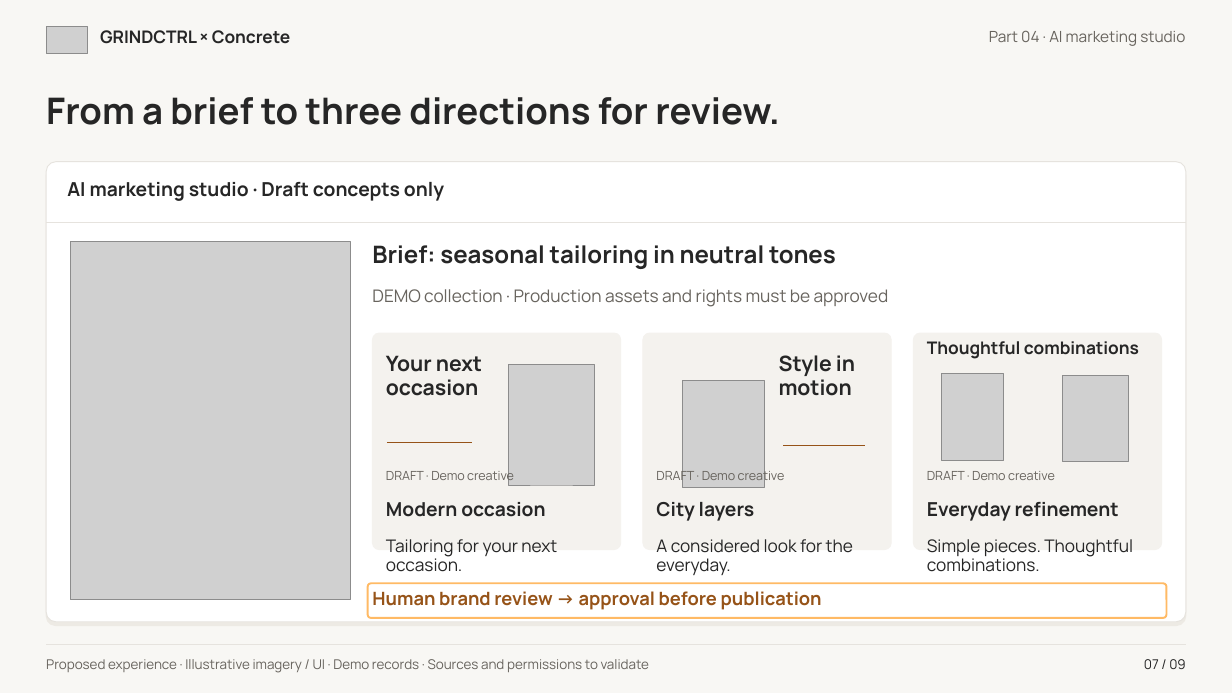
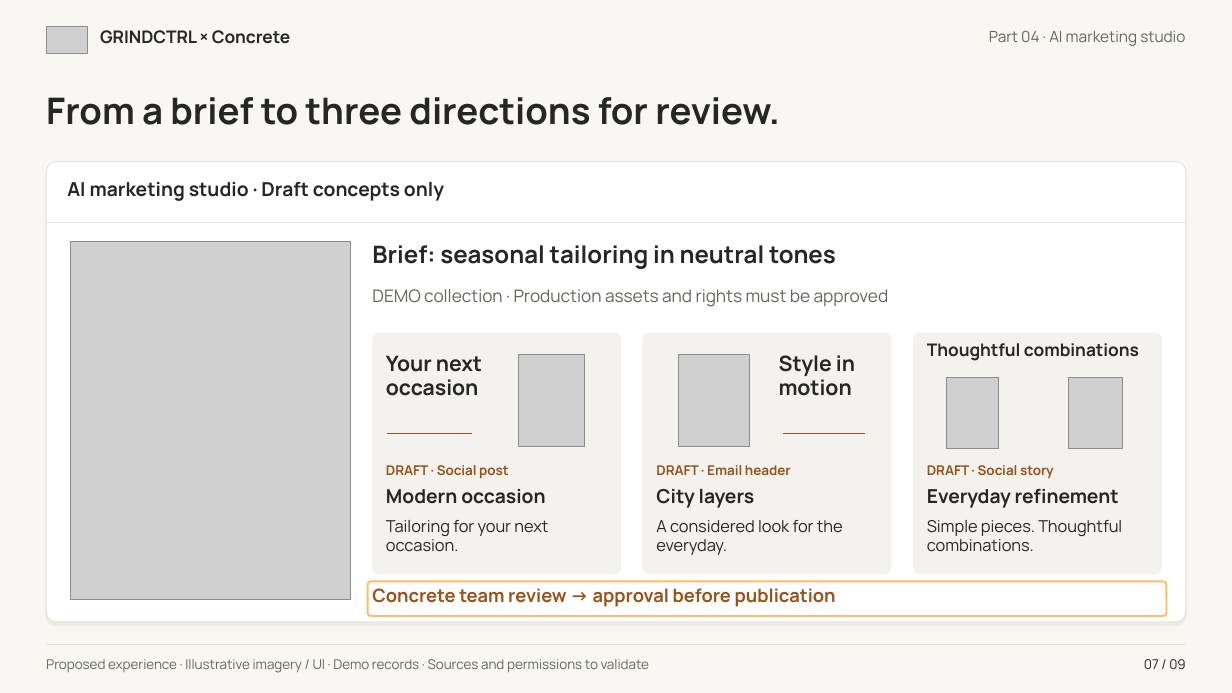
Before and after one commit to mhhmod/grindctrl_booking, a slide deck: slide 7 of GRINDCTRL_Concrete_Part04_AI_Opportunities_en.pptx. Drawn at 1232x693 pixels with LibreOffice and Linux fonts; fonts in the diff are those of the drawing; grey boxes stand for pictures. Boxes give left, top, right and bottom in pixels: in the first picture for what was removed or moved away, otherwise in the second. Text is boxed around its words. In the diff, an @@ line names an element or a change of style, - is before the commit and + after.

```diff
--- a/GRINDCTRL_Concrete_Part04_AI_Opportunities_en.pptx
+++ b/GRINDCTRL_Concrete_Part04_AI_Opportunities_en.pptx
@@ rounded rectangle resized from (x1=372, y1=333, x2=621, y2=549) to (x1=372, y1=333, x2=621, y2=573) @@
@@ proportions changed in 6 elements at (x1=372, y1=333, x2=621, y2=573), (x1=643, y1=333, x2=892, y2=573), (x1=914, y1=333, x2=1163, y2=573), (x1=931, y1=372, x2=1015, y2=455), (x1=1053, y1=372, x2=1140, y2=455), (x1=498, y1=348, x2=606, y2=452) @@
@@ rounded rectangle resized from (x1=498, y1=357, x2=606, y2=493) to (x1=498, y1=348, x2=606, y2=452) @@
@@ picture resized from (x1=508, y1=365, x2=595, y2=485) to (x1=518, y1=354, x2=585, y2=446) @@
@@ rounded rectangle resized from (x1=643, y1=333, x2=892, y2=549) to (x1=643, y1=333, x2=892, y2=573) @@
@@ rounded rectangle resized from (x1=672, y1=372, x2=775, y2=495) to (x1=663, y1=348, x2=765, y2=452) @@
@@ picture resized from (x1=683, y1=381, x2=765, y2=488) to (x1=678, y1=354, x2=750, y2=446) @@
@@ rounded rectangle resized from (x1=914, y1=333, x2=1163, y2=549) to (x1=914, y1=333, x2=1163, y2=573) @@
@@ rounded rectangle resized from (x1=931, y1=362, x2=1015, y2=473) to (x1=931, y1=372, x2=1015, y2=455) @@
@@ picture resized from (x1=942, y1=374, x2=1005, y2=461) to (x1=947, y1=377, x2=999, y2=448) @@
@@ rounded rectangle resized from (x1=1053, y1=364, x2=1140, y2=474) to (x1=1053, y1=372, x2=1140, y2=455) @@
@@ picture resized from (x1=1063, y1=375, x2=1128, y2=462) to (x1=1068, y1=377, x2=1122, y2=448) @@
@@ line moved from (387, 443) - (471, 443) to (387, 433) - (471, 433) @@
@@ line moved from (784, 445) - (865, 445) to (784, 433) - (865, 433) @@
@@ text at (x1=386, y1=465, x2=508, y2=479): text changed; size 9.8 to 10.5 pt; text colour #68645E to #965318; bold on @@
-DRAFT · Demo creative
+DRAFT · Social post
@@ text at (x1=656, y1=465, x2=791, y2=475): text changed; size 9.8 to 10.5 pt; text colour #68645E to #965318; bold on @@
-DRAFT · Demo creative
+DRAFT · Email header
@@ text at (x1=927, y1=465, x2=1054, y2=479): text changed; size 9.8 to 10.5 pt; text colour #68645E to #965318; bold on @@
-DRAFT · Demo creative
+DRAFT · Social story
@@ 3 texts moved together from (x1=386, y1=502, x2=1119, y2=521) to (x1=386, y1=489, x2=1119, y2=508) @@
@@ text "Tailoring for your next occasion." moved from (x1=386, y1=539, x2=557, y2=572) to (x1=386, y1=520, x2=548, y2=552) @@
@@ text "A considered look for the ..." moved from (x1=656, y1=539, x2=853, y2=575) to (x1=656, y1=520, x2=843, y2=555) @@
@@ size 13.5 to 12.8 pt; line spacing 15.1pt to 14.3pt in 3 elements at (x1=386, y1=520, x2=548, y2=552), (x1=656, y1=520, x2=843, y2=555), (x1=927, y1=520, x2=1122, y2=552) @@
@@ text "Simple pieces. Thoughtful combinations." moved from (x1=927, y1=539, x2=1133, y2=572) to (x1=927, y1=520, x2=1122, y2=552) @@
@@ rectangle removed at (x1=370, y1=599, x2=1165, y2=616) @@
@@ text at (x1=372, y1=588, x2=836, y2=607): text changed @@
-Human brand review → approval before publication
+Concrete team review → approval before publication
```
Also in this commit, not shown: 7 other slides changed, 40 other files.
